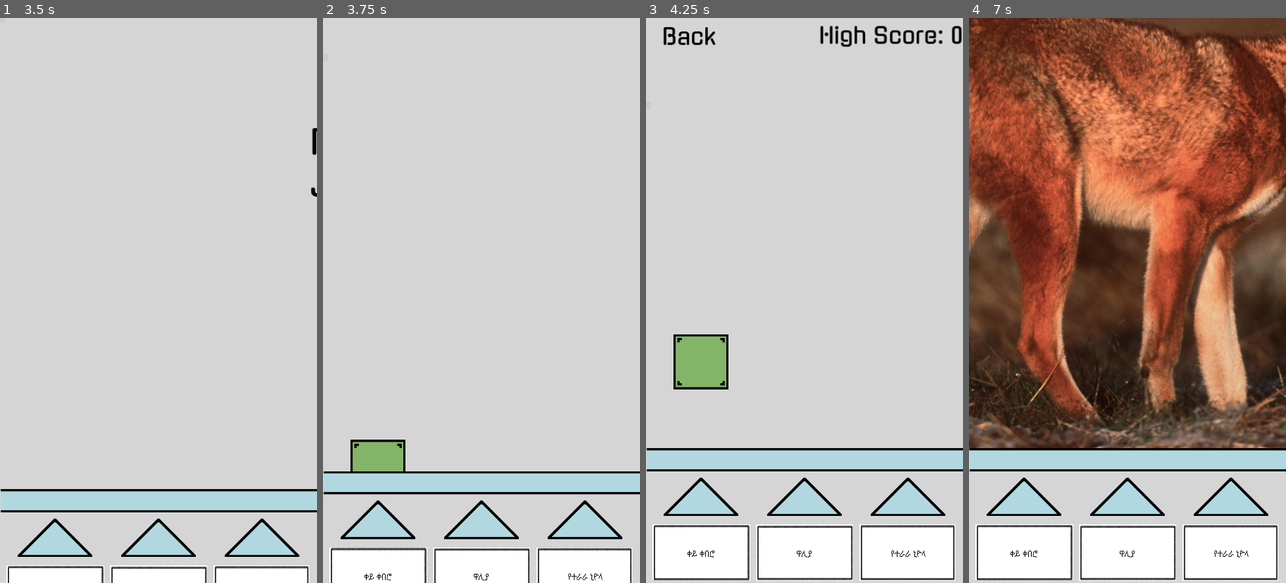
Above: before the commit, frames 1-4 (left to right).
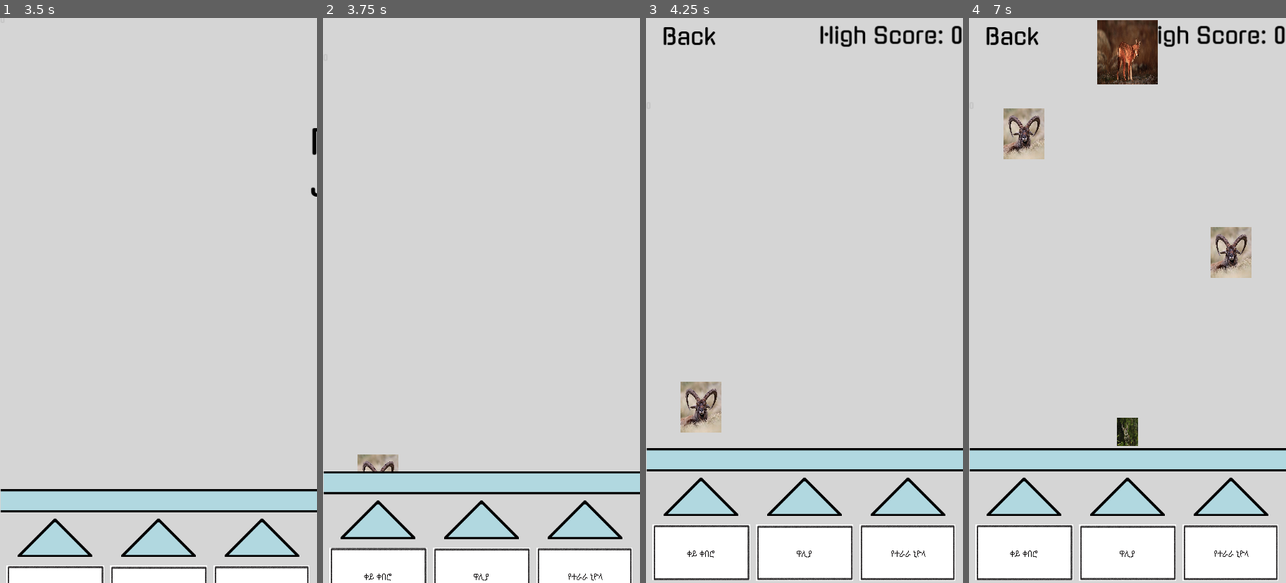
Above: after the commit, the same moments.

Repository: haile1713/Game--dev--Ethiopia-Endemic-animals
Game: Godot game, scene res://Scenes/Game.tscn
Same seed, same stepped clock (60 frames per second), same inputs: the game is played once before the commit and once after it.
Inputs (mouse positions are in pixels of both pictures, inside the frame that each line leads up to):
- Up to frame 1 (3.5 s): click "Start" at 0.5 s; click "Start" at 1.25 s; click "Not Easy" at 2 s
- Up to frame 2 (3.75 s): click (376, 537) at 3.5 s
- Up to frame 3 (4.25 s): no input
- Up to frame 4 (7 s): click (1022, 554) at 4.25 s; click (1127, 554) at 5 s; click (1228, 554) at 5.75 s; click (1127, 498) at 6.5 s

Frame 1 is identical in both runs. In frame 2, 1.0% of the frame differs, in the area x 8-26%, y 74-81%; in frame 3, 2.7%; in frame 4, 76%, in the area x 0-100%, y 0-77%.

Commit message:
added the pictures for the animals
now we can match the animals pciture with the name .

Diff:
--- a/Ethiopia-Endemic animals/Scenes/BlueProjectile.tscn
+++ b/Ethiopia-Endemic animals/Scenes/BlueProjectile.tscn
@@ -11,6 +11,7 @@
 script = ExtResource("1")
 
 [node name="Sprite2D" type="Sprite2D" parent="."]
+scale = Vector2(0.0386587, 0.0944745)
 texture = ExtResource("2_422d5")
 
 [node name="Area2D" type="Area2D" parent="."]
--- a/Ethiopia-Endemic animals/Scenes/DiffBlueProjectile.tscn
+++ b/Ethiopia-Endemic animals/Scenes/DiffBlueProjectile.tscn
@@ -1,42 +1,26 @@
-[gd_scene load_steps=5 format=2]
+[gd_scene load_steps=5 format=3 uid="uid://caixc4vi2kepy"]
 
-[ext_resource path="res://Scripts/Projectile.gd" type="Script" id=1]
-[ext_resource path="res://Sprites/Basic/DiffBlueProjectile.png" type="Texture2D" id=2]
-[ext_resource path="res://Scripts/Area2D.gd" type="Script" id=3]
+[ext_resource type="Script" path="res://Scripts/Projectile.gd" id="1"]
+[ext_resource type="Texture2D" uid="uid://bktobmd8xjl0e" path="res://assets/images/vervet.jpg" id="2_f0p2x"]
+[ext_resource type="Script" path="res://Scripts/Area2D.gd" id="3"]
 
-
-
-[sub_resource type="RectangleShape2D" id=1]
-
-custom_solver_bias = 0.0
-extents = Vector2( 10, 10 )
+[sub_resource type="RectangleShape2D" id="1"]
 
 [node name="Projectile" type="Node2D"]
+z_as_relative = false
+script = ExtResource("1")
 
+[node name="Sprite2D" type="Sprite2D" parent="."]
+scale = Vector2(0.094, 0.094)
+texture = ExtResource("2_f0p2x")
+
+[node name="Area2D" type="Area2D" parent="."]
 z_as_relative = false
-script = ExtResource( 1 )
-_sections_unfolded = [ "Transform3D", "Z Index" ]
-
-[node name="Sprite2D" type="Sprite2D" parent="." index="0"]
-
-texture = ExtResource( 2 )
-
-[node name="Area2D" type="Area2D" parent="." index="1"]
-
-z_as_relative = false
-input_pickable = true
-gravity_direction = Vector2( 0, 1 )
 gravity = 98.0
-linear_damp = 0.1
-angular_damp = 1.0
-audio_bus_override = false
-audio_bus_name = "Master"
-script = ExtResource( 3 )
-_sections_unfolded = [ "Z Index" ]
+script = ExtResource("3")
 areaType = "DiffBlue"
 
-[node name="CollisionShape2D" type="CollisionShape2D" parent="Area2D" index="0"]
-
-shape = SubResource( 1 )
+[node name="CollisionShape2D" type="CollisionShape2D" parent="Area2D"]
+shape = SubResource("1")
 
 [connection signal="area_entered" from="Area2D" to="." method="_on_Area2D_area_entered"]
--- a/Ethiopia-Endemic animals/Scenes/DiffGreenProjectile.tscn
+++ b/Ethiopia-Endemic animals/Scenes/DiffGreenProjectile.tscn
@@ -1,23 +1,25 @@
-[gd_scene load_steps=5 format=2]
+[gd_scene load_steps=5 format=3 uid="uid://bgrvy163gx6yp"]
 
-[ext_resource path="res://Scripts/Projectile.gd" type="Script" id=1]
-[ext_resource path="res://Sprites/Basic/DiffGreenProjectile.png" type="Texture2D" id=2]
-[ext_resource path="res://Scripts/Area2D.gd" type="Script" id=3]
+[ext_resource type="Script" path="res://Scripts/Projectile.gd" id="1"]
+[ext_resource type="Texture2D" uid="uid://bgkctpx1k4d1d" path="res://assets/images/SW.jpg" id="2_22i5k"]
+[ext_resource type="Script" path="res://Scripts/Area2D.gd" id="3"]
 
-[sub_resource type="RectangleShape2D" id=1]
+[sub_resource type="RectangleShape2D" id="1"]
 
 [node name="Projectile" type="Node2D"]
 z_as_relative = false
-script = ExtResource( 1 )
+script = ExtResource("1")
 
 [node name="Sprite2D" type="Sprite2D" parent="."]
-texture = ExtResource( 2 )
+scale = Vector2(0.094, 0.094)
+texture = ExtResource("2_22i5k")
 
 [node name="Area2D" type="Area2D" parent="."]
 z_as_relative = false
-script = ExtResource( 3 )
+script = ExtResource("3")
 areaType = "DiffGreen"
 
 [node name="CollisionShape2D" type="CollisionShape2D" parent="Area2D"]
-shape = SubResource( 1 )
+shape = SubResource("1")
+
 [connection signal="area_entered" from="Area2D" to="." method="_on_Area2D_area_entered"]
--- a/Ethiopia-Endemic animals/Scenes/DiffRedProjectile.tscn
+++ b/Ethiopia-Endemic animals/Scenes/DiffRedProjectile.tscn
@@ -1,43 +1,26 @@
-[gd_scene load_steps=5 format=2]
+[gd_scene load_steps=5 format=3 uid="uid://bi0ye6xddsber"]
 
-[ext_resource path="res://Scripts/Projectile.gd" type="Script" id=1]
-[ext_resource path="res://Sprites/Basic/DiffRedProjectile.png" type="Texture2D" id=2]
-[ext_resource path="res://Scripts/Area2D.gd" type="Script" id=3]
+[ext_resource type="Script" path="res://Scripts/Projectile.gd" id="1"]
+[ext_resource type="Texture2D" uid="uid://cef0wmdrl10dx" path="res://assets/images/baboon.jpg" id="2_ndacg"]
+[ext_resource type="Script" path="res://Scripts/Area2D.gd" id="3"]
 
-
-
-[sub_resource type="RectangleShape2D" id=1]
-
-custom_solver_bias = 0.0
-extents = Vector2( 10, 10 )
+[sub_resource type="RectangleShape2D" id="1"]
 
 [node name="Projectile" type="Node2D"]
+z_as_relative = false
+script = ExtResource("1")
 
+[node name="Sprite2D" type="Sprite2D" parent="."]
+scale = Vector2(0.094, 0.094)
+texture = ExtResource("2_ndacg")
+
+[node name="Area2D" type="Area2D" parent="."]
 z_as_relative = false
-script = ExtResource( 1 )
-_sections_unfolded = [ "Transform3D", "Z Index" ]
-
-[node name="Sprite2D" type="Sprite2D" parent="." index="0"]
-
-texture = ExtResource( 2 )
-_sections_unfolded = [ "Z Index" ]
-
-[node name="Area2D" type="Area2D" parent="." index="1"]
-
-z_as_relative = false
-input_pickable = true
-gravity_direction = Vector2( 0, 1 )
 gravity = 98.0
-linear_damp = 0.1
-angular_damp = 1.0
-audio_bus_override = false
-audio_bus_name = "Master"
-script = ExtResource( 3 )
-_sections_unfolded = [ "Z Index" ]
+script = ExtResource("3")
 areaType = "DiffRed"
 
-[node name="CollisionShape2D" type="CollisionShape2D" parent="Area2D" index="0"]
-
-shape = SubResource( 1 )
+[node name="CollisionShape2D" type="CollisionShape2D" parent="Area2D"]
+shape = SubResource("1")
 
 [connection signal="area_entered" from="Area2D" to="." method="_on_Area2D_area_entered"]
--- a/Ethiopia-Endemic animals/Scenes/Globals.gd
+++ b/Ethiopia-Endemic animals/Scenes/Globals.gd
@@ -3,7 +3,7 @@
 var testGlobal = 15
 
 var score = 0.0
-var projectile_speed = 5
+var projectile_speed = 3
 var emit_time = 2
 var emit_min = .5
 var emit_delta = .005
--- a/Ethiopia-Endemic animals/Scenes/GreenProjectile.tscn
+++ b/Ethiopia-Endemic animals/Scenes/GreenProjectile.tscn
@@ -1,40 +1,25 @@
-[gd_scene load_steps=5 format=2]
+[gd_scene load_steps=5 format=3 uid="uid://djkjlqi458hut"]
 
-[ext_resource path="res://Scripts/Projectile.gd" type="Script" id=1]
-[ext_resource path="res://Sprites/Basic/GreenProjectile.png" type="Texture2D" id=2]
-[ext_resource path="res://Scripts/Area2D.gd" type="Script" id=3]
+[ext_resource type="Script" path="res://Scripts/Projectile.gd" id="1"]
+[ext_resource type="Texture2D" uid="uid://bv0ht7bx34rlj" path="res://assets/images/walia photo.webp" id="2_cphq0"]
+[ext_resource type="Script" path="res://Scripts/Area2D.gd" id="3"]
 
-
-
-[sub_resource type="RectangleShape2D" id=1]
-
-custom_solver_bias = 0.0
-extents = Vector2( 10, 10 )
+[sub_resource type="RectangleShape2D" id="1"]
 
 [node name="Projectile" type="Node2D"]
+z_as_relative = false
+script = ExtResource("1")
 
-z_as_relative = false
-script = ExtResource( 1 )
-_sections_unfolded = [ "Transform3D", "Z Index" ]
+[node name="Sprite2D" type="Sprite2D" parent="."]
+scale = Vector2(0.094, 0.094)
+texture = ExtResource("2_cphq0")
 
-[node name="Sprite2D" type="Sprite2D" parent="." index="0"]
-
-texture = ExtResource( 2 )
-
-[node name="Area2D" type="Area2D" parent="." index="1"]
-
-input_pickable = true
-gravity_direction = Vector2( 0, 1 )
+[node name="Area2D" type="Area2D" parent="."]
 gravity = 98.0
-linear_damp = 0.1
-angular_damp = 1.0
-audio_bus_override = false
-audio_bus_name = "Master"
-script = ExtResource( 3 )
+script = ExtResource("3")
 areaType = "Green"
 
-[node name="CollisionShape2D" type="CollisionShape2D" parent="Area2D" index="0"]
-
-shape = SubResource( 1 )
+[node name="CollisionShape2D" type="CollisionShape2D" parent="Area2D"]
+shape = SubResource("1")
 
 [connection signal="area_entered" from="Area2D" to="." method="_on_Area2D_area_entered"]
--- a/Ethiopia-Endemic animals/Scenes/OrangeProjectile.tscn
+++ b/Ethiopia-Endemic animals/Scenes/OrangeProjectile.tscn
@@ -1,40 +1,25 @@
-[gd_scene load_steps=5 format=2]
+[gd_scene load_steps=5 format=3 uid="uid://bbeqdq8f5chhn"]
 
-[ext_resource path="res://Scripts/Projectile.gd" type="Script" id=1]
-[ext_resource path="res://Sprites/Basic/OrangeProjectile.png" type="Texture2D" id=2]
-[ext_resource path="res://Scripts/Area2D.gd" type="Script" id=3]
+[ext_resource type="Script" path="res://Scripts/Projectile.gd" id="1"]
+[ext_resource type="Texture2D" uid="uid://cjwj1jq1yh50s" path="res://assets/images/dekula.jpg" id="2_drluv"]
+[ext_resource type="Script" path="res://Scripts/Area2D.gd" id="3"]
 
-
-
-[sub_resource type="RectangleShape2D" id=1]
-
-custom_solver_bias = 0.0
-extents = Vector2( 10, 10 )
+[sub_resource type="RectangleShape2D" id="1"]
 
 [node name="Projectile" type="Node2D"]
+z_as_relative = false
+script = ExtResource("1")
 
-z_as_relative = false
-script = ExtResource( 1 )
-_sections_unfolded = [ "Z Index" ]
+[node name="Sprite2D" type="Sprite2D" parent="."]
+scale = Vector2(0.094, 0.094)
+texture = ExtResource("2_drluv")
 
-[node name="Sprite2D" type="Sprite2D" parent="." index="0"]
-
-texture = ExtResource( 2 )
-
-[node name="Area2D" type="Area2D" parent="." index="1"]
-
-input_pickable = true
-gravity_direction = Vector2( 0, 1 )
+[node name="Area2D" type="Area2D" parent="."]
 gravity = 98.0
-linear_damp = 0.1
-angular_damp = 1.0
-audio_bus_override = false
-audio_bus_name = "Master"
-script = ExtResource( 3 )
+script = ExtResource("3")
 areaType = "Orange"
 
-[node name="CollisionShape2D" type="CollisionShape2D" parent="Area2D" index="0"]
-
-shape = SubResource( 1 )
+[node name="CollisionShape2D" type="CollisionShape2D" parent="Area2D"]
+shape = SubResource("1")
 
 [connection signal="area_entered" from="Area2D" to="." method="_on_Area2D_area_entered"]
--- a/Ethiopia-Endemic animals/Scenes/PurpleProjectile.tscn
+++ b/Ethiopia-Endemic animals/Scenes/PurpleProjectile.tscn
@@ -1,42 +1,26 @@
-[gd_scene load_steps=5 format=2]
+[gd_scene load_steps=5 format=3 uid="uid://cvly3jv8cq7mg"]
 
-[ext_resource path="res://Scripts/Projectile.gd" type="Script" id=1]
-[ext_resource path="res://Sprites/Basic/PurpleProjectile.png" type="Texture2D" id=2]
-[ext_resource path="res://Scripts/Area2D.gd" type="Script" id=3]
+[ext_resource type="Script" path="res://Scripts/Projectile.gd" id="1"]
+[ext_resource type="Texture2D" uid="uid://d2fe011erj22t" path="res://assets/images/Parrot.jpeg" id="2_uv2nt"]
+[ext_resource type="Script" path="res://Scripts/Area2D.gd" id="3"]
 
-
-
-[sub_resource type="RectangleShape2D" id=1]
-
-custom_solver_bias = 0.0
-extents = Vector2( 10, 10 )
+[sub_resource type="RectangleShape2D" id="1"]
 
 [node name="Projectile" type="Node2D"]
+z_as_relative = false
+script = ExtResource("1")
 
+[node name="Sprite2D" type="Sprite2D" parent="."]
 z_as_relative = false
-script = ExtResource( 1 )
-_sections_unfolded = [ "Z Index" ]
+scale = Vector2(0.094, 0.094)
+texture = ExtResource("2_uv2nt")
 
-[node name="Sprite2D" type="Sprite2D" parent="." index="0"]
-
-z_as_relative = false
-texture = ExtResource( 2 )
-_sections_unfolded = [ "Z Index" ]
-
-[node name="Area2D" type="Area2D" parent="." index="1"]
-
-input_pickable = true
-gravity_direction = Vector2( 0, 1 )
+[node name="Area2D" type="Area2D" parent="."]
 gravity = 98.0
-linear_damp = 0.1
-angular_damp = 1.0
-audio_bus_override = false
-audio_bus_name = "Master"
-script = ExtResource( 3 )
+script = ExtResource("3")
 areaType = "Purple"
 
-[node name="CollisionShape2D" type="CollisionShape2D" parent="Area2D" index="0"]
-
-shape = SubResource( 1 )
+[node name="CollisionShape2D" type="CollisionShape2D" parent="Area2D"]
+shape = SubResource("1")
 
 [connection signal="area_entered" from="Area2D" to="." method="_on_Area2D_area_entered"]
--- a/Ethiopia-Endemic animals/Scenes/RedProjectile.tscn
+++ b/Ethiopia-Endemic animals/Scenes/RedProjectile.tscn
@@ -1,40 +1,25 @@
-[gd_scene load_steps=5 format=2]
+[gd_scene load_steps=5 format=3 uid="uid://dydkbjqtmwvxo"]
 
-[ext_resource path="res://Scripts/Projectile.gd" type="Script" id=1]
-[ext_resource path="res://Sprites/Basic/RedProjectile.png" type="Texture2D" id=2]
-[ext_resource path="res://Scripts/Area2D.gd" type="Script" id=3]
+[ext_resource type="Script" path="res://Scripts/Projectile.gd" id="1"]
+[ext_resource type="Texture2D" uid="uid://dfa7061dich2n" path="res://assets/images/nyala.jpg" id="2_g447a"]
+[ext_resource type="Script" path="res://Scripts/Area2D.gd" id="3"]
 
-
-
-[sub_resource type="RectangleShape2D" id=1]
-
-custom_solver_bias = 0.0
-extents = Vector2( 10, 10 )
+[sub_resource type="RectangleShape2D" id="1"]
 
 [node name="Projectile" type="Node2D"]
+z_as_relative = false
+script = ExtResource("1")
 
-z_as_relative = false
-script = ExtResource( 1 )
-_sections_unfolded = [ "Z Index" ]
+[node name="Sprite2D" type="Sprite2D" parent="."]
+scale = Vector2(0.094, 0.094)
+texture = ExtResource("2_g447a")
 
-[node name="Sprite2D" type="Sprite2D" parent="." index="0"]
-
-texture = ExtResource( 2 )
-
-[node name="Area2D" type="Area2D" parent="." index="1"]
-
-input_pickable = true
-gravity_direction = Vector2( 0, 1 )
+[node name="Area2D" type="Area2D" parent="."]
 gravity = 98.0
-linear_damp = 0.1
-angular_damp = 1.0
-audio_bus_override = false
-audio_bus_name = "Master"
-script = ExtResource( 3 )
+script = ExtResource("3")
 areaType = "Red"
 
-[node name="CollisionShape2D" type="CollisionShape2D" parent="Area2D" index="0"]
-
-shape = SubResource( 1 )
+[node name="CollisionShape2D" type="CollisionShape2D" parent="Area2D"]
+shape = SubResource("1")
 
 [connection signal="area_entered" from="Area2D" to="." method="_on_Area2D_area_entered"]
--- a/Ethiopia-Endemic animals/Scenes/YellowProjectile.tscn
+++ b/Ethiopia-Endemic animals/Scenes/YellowProjectile.tscn
@@ -1,40 +1,25 @@
-[gd_scene load_steps=5 format=2]
+[gd_scene load_steps=5 format=3 uid="uid://b01h34g54ibrh"]
 
-[ext_resource path="res://Scripts/Projectile.gd" type="Script" id=1]
-[ext_resource path="res://Sprites/Basic/YellowProjectile.png" type="Texture2D" id=2]
-[ext_resource path="res://Scripts/Area2D.gd" type="Script" id=3]
+[ext_resource type="Script" path="res://Scripts/Projectile.gd" id="1"]
+[ext_resource type="Texture2D" uid="uid://cyywbthunb14v" path="res://assets/images/blacklion.webp" id="2_ywthj"]
+[ext_resource type="Script" path="res://Scripts/Area2D.gd" id="3"]
 
-
-
-[sub_resource type="RectangleShape2D" id=1]
-
-custom_solver_bias = 0.0
-extents = Vector2( 10, 10 )
+[sub_resource type="RectangleShape2D" id="1"]
 
 [node name="Projectile" type="Node2D"]
+z_as_relative = false
+script = ExtResource("1")
 
-z_as_relative = false
-script = ExtResource( 1 )
-_sections_unfolded = [ "Z Index" ]
+[node name="Sprite2D" type="Sprite2D" parent="."]
+scale = Vector2(0.094, 0.094)
+texture = ExtResource("2_ywthj")
 
-[node name="Sprite2D" type="Sprite2D" parent="." index="0"]
-
-texture = ExtResource( 2 )
-
-[node name="Area2D" type="Area2D" parent="." index="1"]
-
-input_pickable = true
-gravity_direction = Vector2( 0, 1 )
+[node name="Area2D" type="Area2D" parent="."]
 gravity = 98.0
-linear_damp = 0.1
-angular_damp = 1.0
-audio_bus_override = false
-audio_bus_name = "Master"
-script = ExtResource( 3 )
+script = ExtResource("3")
 areaType = "Yellow"
 
-[node name="CollisionShape2D" type="CollisionShape2D" parent="Area2D" index="0"]
-
-shape = SubResource( 1 )
+[node name="CollisionShape2D" type="CollisionShape2D" parent="Area2D"]
+shape = SubResource("1")
 
 [connection signal="area_entered" from="Area2D" to="." method="_on_Area2D_area_entered"]
